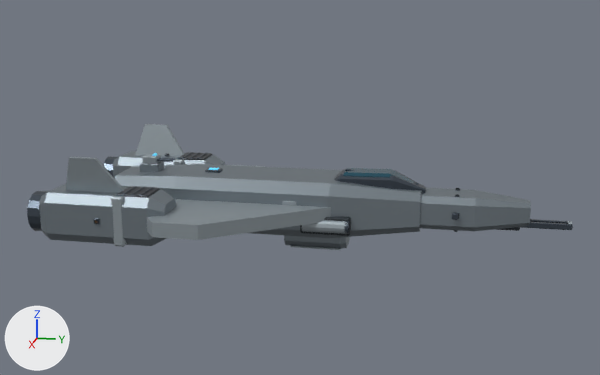
Before and after pictures for a commit that changed the glTF model assets/ships/interceptor_t3.glb.
Both versions are drawn from a camera (50 mm lens) standing at (46.5, 10.2, 12.5) and looking at (0.0, 0.9, 0.8). The lights are fixed; the arrows at lower left show +X, +Y and +Z. The picture after the commit comes second. Where no turn or scale is listed for an object, it has been applied to the vertices. Vertices at exactly the same position are counted once.

In view in the first picture: 'FleetHull', 'mesh_pd_pitch_1', 'mesh_pd_yaw_1'.
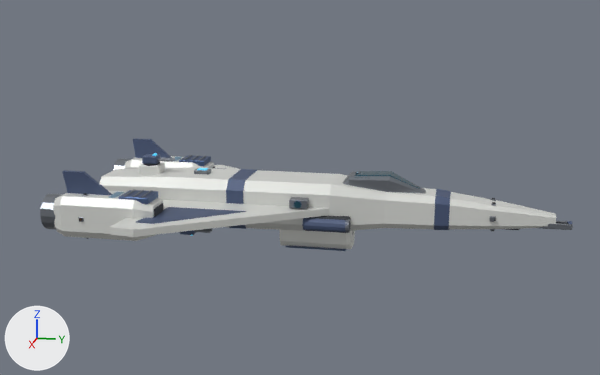
Pixel boxes [x1, y1, x2, y2] of what changed, in the pictures (600 x 375 px; the box of a moved part takes in the faces that stretch with it):
'FleetHull', recoloured, surface changed, reshaped (10% shorter): before [27, 124, 573, 250]; after [40, 138, 573, 251]
'mesh_pd_yaw_1', recoloured: [142, 154, 161, 164] in both
'mesh_pd_pitch_1', recoloured: [153, 153, 175, 162] in both
'mesh_pd_yaw_0', recoloured: [180, 230, 196, 235] in both
'mesh_pd_pitch_0', recoloured: [192, 229, 212, 236] in both
part 1 of me_pressure_hull_001, moved or reshaped (not visible afterwards): before [174, 159, 184, 165]
part 2 of me_pressure_hull_001, moved or reshaped: before [111, 186, 139, 247]; after [154, 203, 163, 217]
part 3 of me_pressure_hull_001, moved or reshaped (mostly hidden): before [103, 157, 118, 176]; after [113, 159, 131, 170]
part 4 of me_pressure_hull_001, moved or reshaped: before [178, 152, 212, 160]; after [191, 155, 199, 160]
part 5 of me_pressure_hull_001, moved or reshaped: before [27, 191, 49, 231]; after [40, 194, 63, 229]
part 6 of me_pressure_hull_001, moved or reshaped: before [140, 187, 154, 195]; after [141, 190, 153, 198]
part 7 of me_pressure_hull_001, moved or reshaped: before [117, 186, 160, 198]; after [133, 190, 144, 197]
part 8 of me_pressure_hull_001, moved or reshaped: before [122, 186, 137, 194]; after [124, 189, 136, 197]
part 9 of me_pressure_hull_001, moved or reshaped: before [282, 201, 296, 206]; after [289, 197, 309, 209]
part 10 of me_pressure_hull_001, moved or reshaped (not visible afterwards): before [290, 245, 341, 250]
part 11 of me_pressure_hull_001, moved or reshaped (not visible afterwards): before [205, 168, 223, 173]
part 12 of me_pressure_hull_001, rebuilt (48% wider, 13% shorter): before [115, 164, 423, 238]; after [99, 168, 556, 232]
part 13 of me_pressure_hull_001, rebuilt: before [113, 151, 225, 179]; after [124, 156, 215, 169]
part 14 of me_pressure_hull_001, rebuilt (19% narrower, 19% shorter): before [39, 184, 176, 246]; after [53, 191, 164, 241]
part 15 of me_pressure_hull_001, deleted: before [66, 124, 461, 240]
part 16 of me_pressure_hull_001, cut back: before [140, 161, 568, 248]; after [62, 138, 570, 251]

Patch to the scene script:
```diff
--- a/assets/ships/interceptor_t3.glb.py
+++ b/assets/ships/interceptor_t3.glb.py
@@ mat_armor___graphite_titanium @@
 mat_armor___graphite_titanium = principled_material('Armor - graphite titanium')
-mat_armor___graphite_titanium.base_color = (0.22, 0.26, 0.29)  # grey #818b93
-mat_armor___graphite_titanium.metallic = 0.7
+mat_armor___graphite_titanium.base_color = (0.72, 0.73, 0.7)  # light grey #dddeda
+mat_armor___graphite_titanium.metallic = 0.2
 mat_armor___graphite_titanium.roughness = 0.48
@@ mat_edge___brushed_alloy @@
 mat_edge___brushed_alloy = principled_material('Edge - brushed alloy')
-mat_edge___brushed_alloy.base_color = (0.075, 0.095, 0.12)  # greyish blue #4d5761
+mat_edge___brushed_alloy.base_color = (0.22, 0.24, 0.27)  # grey #81868e
 mat_edge___brushed_alloy.metallic = 0.8
@@ mat_armor___raised_ceramic @@
 mat_armor___raised_ceramic = principled_material('Armor - raised ceramic')
-mat_armor___raised_ceramic.base_color = (0.32, 0.37, 0.4)  # grey #99a4aa
+mat_armor___raised_ceramic.base_color = (0.07, 0.1, 0.19)  # dark blue #4b5979
 mat_armor___raised_ceramic.metallic = 0.52
@@ me_pressure_hull_001 @@
-me_pressure_hull_001.from_pydata(...)  # 3044 vertices, 5788 faces; spans x -7.2..7.2, y -13.2..16.3, z -2.6..3.3
+me_pressure_hull_001.from_pydata(...)  # 3168 vertices, 6024 faces; spans x -8.0..8.0, y -12.5..16.3, z -2.7..2.4
+# me_pressure_hull_001 part 1: the loose piece of 24 vertices spanning x -6.3..-3.5, y -8.1..-7.5, z -1.4..1.4 is scaled about its middle by (0.493, 0.0973, 0.493), then moved by (0.0, 1.8, 0.0), in mat_recess___carbon (dark grey #30353c)
+# me_pressure_hull_001 part 2: the loose piece of 24 vertices spanning x 3.5..6.3, y -8.1..-7.5, z -1.4..1.4 is scaled about its middle by (0.493, 0.0973, 0.493), then moved by (0.0, 1.8, 0.0), in mat_recess___carbon (dark grey #30353c)
+# me_pressure_hull_001 part 3: the loose piece of 64 vertices spanning x -6.0..-3.8, y -13.2..-12.4, z -1.1..1.1 is scaled about its middle by (0.882, 1.06, 0.882), then moved by (0.0, 0.7, 0.0)
+# me_pressure_hull_001 part 4: the loose piece of 24 vertices spanning x -5.8..-4.0, y -8.0..-6.2, z 1.1..1.4 is scaled about its middle by (0.782, 0.0497, 0.225), in mat_edge___brushed_alloy (grey #81868e)
+# me_pressure_hull_001 part 5: the loose piece of 64 vertices spanning x 3.8..6.0, y -13.2..-12.4, z -1.1..1.1 is scaled about its middle by (0.882, 1.06, 0.882), then moved by (0.0, 0.7, 0.0)
+# me_pressure_hull_001 part 6: the loose piece of 24 vertices spanning x 4.0..5.8, y -6.7..-6.5, z 1.4..1.5 is scaled about its middle by (0.825, 0.814, 1), then moved by (0.0, 0.0, -0.2)
+# me_pressure_hull_001 part 7: the loose piece of 24 vertices spanning x 4.0..5.8, y -8.0..-6.2, z 1.1..1.4 is scaled about its middle by (0.782, 0.0497, 0.225), in mat_edge___brushed_alloy (grey #81868e)
+# me_pressure_hull_001 part 8: the loose piece of 24 vertices spanning x 4.0..5.8, y -7.7..-7.5, z 1.4..1.5 is scaled about its middle by (0.825, 0.814, 1), then moved by (0.0, 0.0, -0.2)
+# me_pressure_hull_001 part 9: the loose piece of 24 vertices spanning x 2.3..2.5, y 0.4..1.2, z 0.1..0.6 is scaled about its middle by (6.52, 1.24, 0.866), then moved by (-0.2, 0.5, 0.1), in mat_edge___brushed_alloy (grey #81868e)
+# me_pressure_hull_001 part 10: the loose piece of 24 vertices spanning x -0.9..0.9, y 0.5..3.5, z -2.6..-2.5 is scaled about its middle by (0.782, 0.0296, 0.636), then moved by (0.0, 0.9, -0.1), in mat_edge___brushed_alloy (grey #81868e)
+# me_pressure_hull_001 part 11: the loose piece of 24 vertices spanning x -0.3..0.3, y -4.8..-3.8, z 1.5..1.7 is scaled about its middle by (2.28, 0.103, 0.189), then moved by (0.0, 5.4, -4.2)
+# me_pressure_hull_001 part 12: the loose piece of 32 vertices spanning x -2.4..2.4, y -10.0..8.0, z -1.6..1.6 is rebuilt with 56 vertices and now spans x -1.9..1.9, y -11.0..15.4, z -1.5..1.5
+# me_pressure_hull_001 part 13: the loose piece of 32 vertices spanning x -6.2..-3.6, y -12.4..-5.3, z -1.4..1.4 is rebuilt with 32 vertices and now spans x -6.1..-3.8, y -11.7..-6.0, z -1.1..1.1
+# me_pressure_hull_001 part 14: the loose piece of 32 vertices spanning x 3.6..6.2, y -12.4..-5.3, z -1.4..1.4 is rebuilt with 32 vertices and now spans x 3.8..6.1, y -11.7..-6.0, z -1.1..1.1
+# me_pressure_hull_001 part 15: 39 loose pieces with 876 vertices, spanning x -7.2..7.2, y -12.5..10.2, z -1.4..3.3, are deleted
+# me_pressure_hull_001 part 16: 9 vertices moved within x -0.4..0.4, y 7.9..16.3, z -0.9..1.1; 464 vertices removed from x -2.9..2.9, y -8.8..14.0, z -2.5..2.0; 1440 vertices added at x -8.0..8.0, y -11.8..13.5, z -2.6..2.4
+# other edits to the shape of me_pressure_hull_001 do not show in these pictures
 me_pressure_hull_001.materials.append(mat_armor___graphite_titanium)
```
